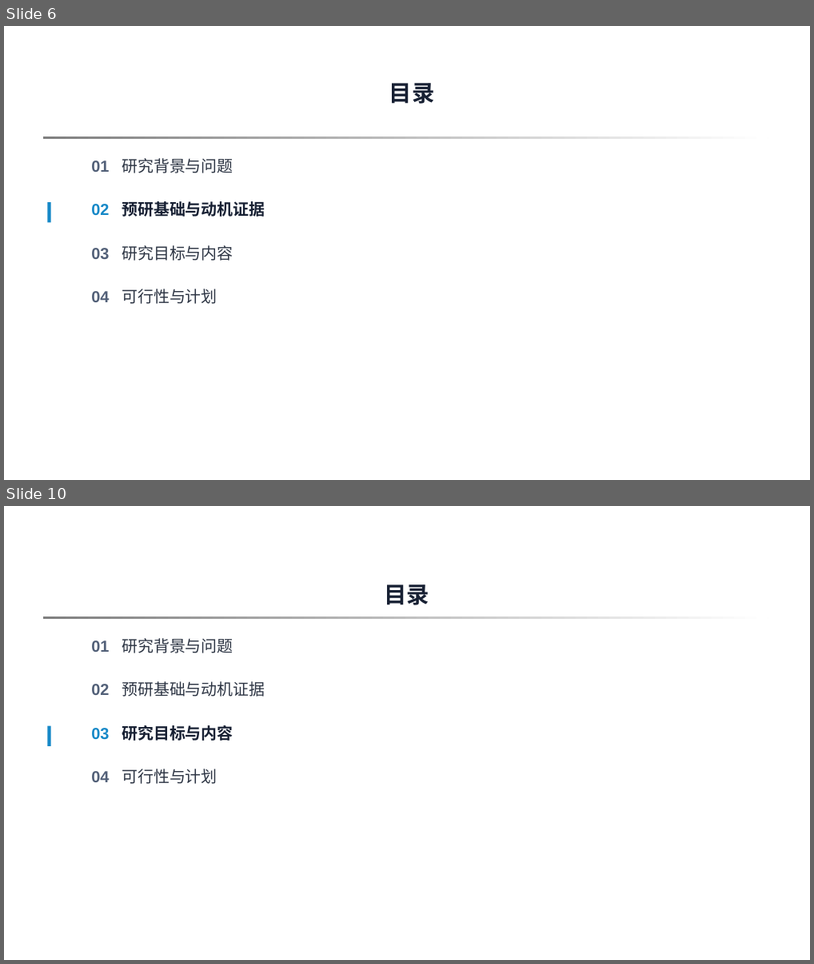
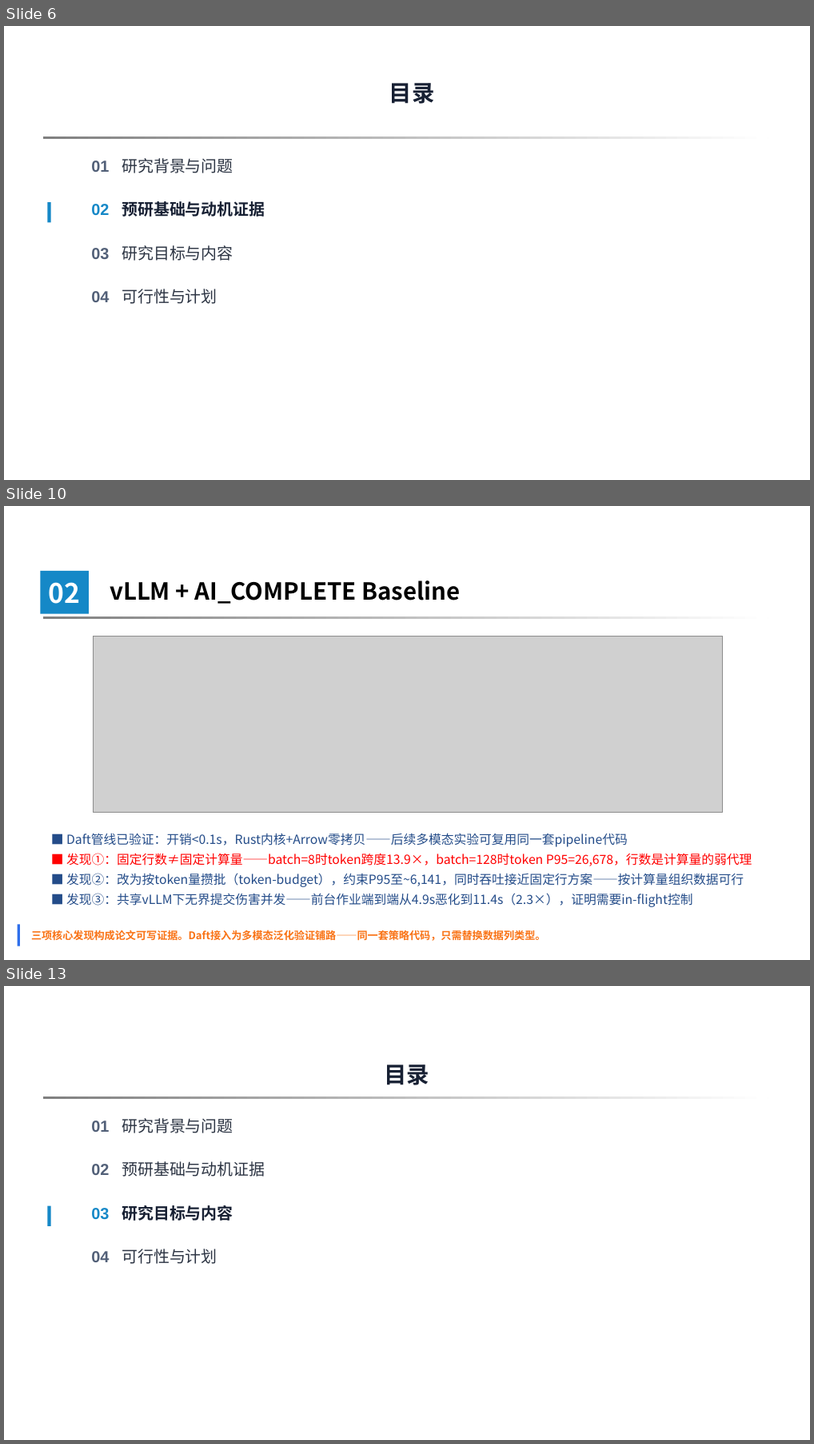
Before and after one commit to 3444374/ai-operator-execution-optimization, a slide deck: opening/slides/opening_defense_20260720_v5.pptx. Shown one above the other, each under a label of ours: slides 6 and 10 before the commit, slides 6, 10 and 13 after it; the slides between them are not shown. The pictures are 814x964 and 814x1444 pixels, drawn with LibreOffice and Linux fonts; fonts in the diff are those of the drawing; grey boxes stand for pictures; background and template pictures are left out. Boxes give left, top, right and bottom in pixels: in the first picture for what was removed or moved away, otherwise in the second. Text is boxed around its words. In the diff, an @@ line names an element or a change of style, - is before the commit and + after.

```diff
--- a/opening/slides/opening_defense_20260720_v5.pptx
+++ b/opening/slides/opening_defense_20260720_v5.pptx
@@ slide 10 added at (x1=4, y1=506, x2=810, y2=960), background picture (left out); not listed: 1 template element that a slide beside it also shows @@
@@ rectangle added at (x1=40, y1=571, x2=89, y2=614), fill #1588C7, 32 pt, text #FFFFFF, bold @@
+02
@@ text added at (x1=110, y1=580, x2=460, y2=604), 28 pt, text #000000, bold @@
+vLLM + AI_COMPLETE Baseline
@@ picture added at (x1=93, y1=636, x2=723, y2=812) @@
@@ text added at (x1=66, y1=832, x2=753, y2=907), 15 pt, text #244C89 @@
+■ Daft管线已验证：开销<0.1s，Rust内核+Arrow零拷贝——后续多模态实验可复用同一套pipeline代码
+■ 发现①：固定行数≠固定计算量——batch=8时token跨度13.9×，batch=128时token P95=26,678，行数是计算量的弱代理
+■ 发现②：改为按token量攒批（token-budget），约束P95至~6,141，同时吞吐接近固定行方案——按计算量组织数据可行
+■ 发现③：共享vLLM下无界提交伤害并发——前台作业端到端从4.9s恶化到11.4s（2.3×），证明需要in-flight控制
@@ rectangle added at (x1=18, y1=924, x2=20, y2=946), fill #2F6FEB @@
@@ text added at (x1=31, y1=929, x2=546, y2=940), 12.5 pt, text #F97316, bold @@
+三项核心发现构成论文可写证据。Daft接入为多模态泛化验证铺路——同一套策略代码，只需替换数据列类型。
@@ what was slide 10 is now slide 13 @@
```
Also in this commit, not shown: 11 slides changed, 2 other slides added, 29 other files.
